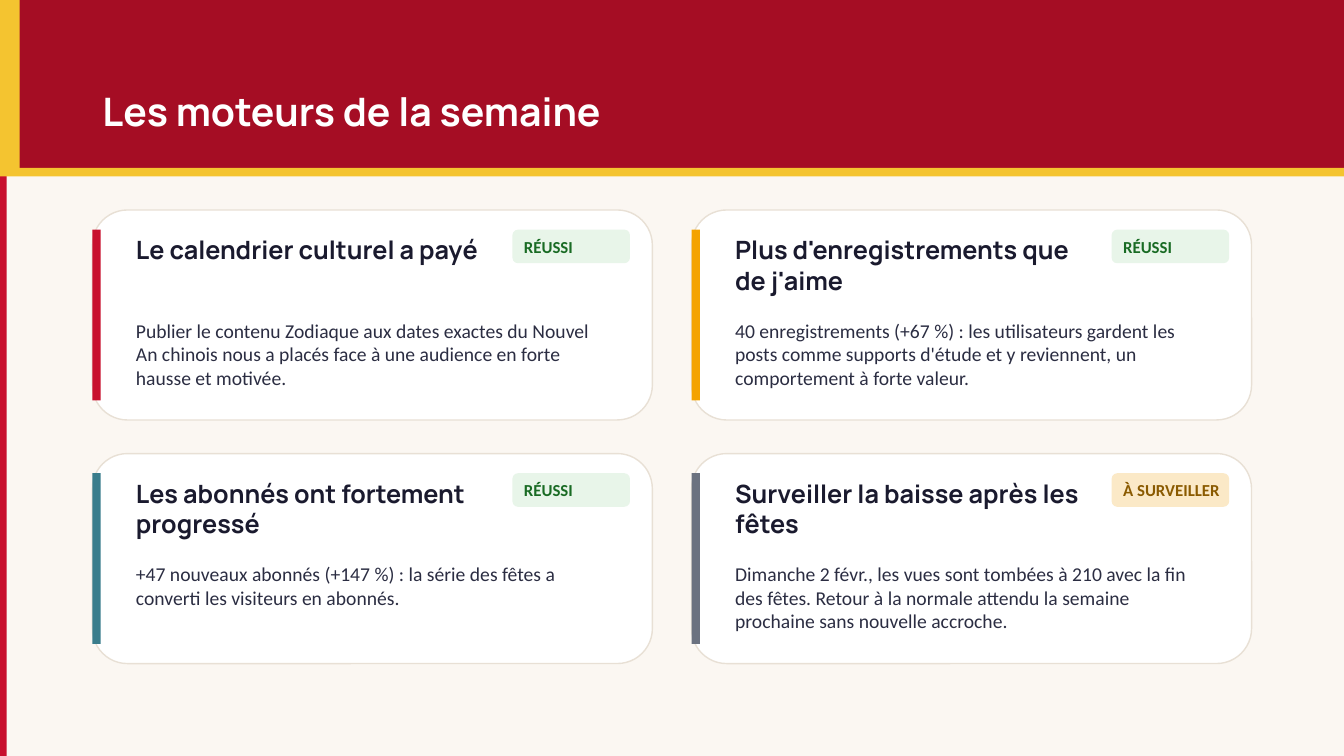
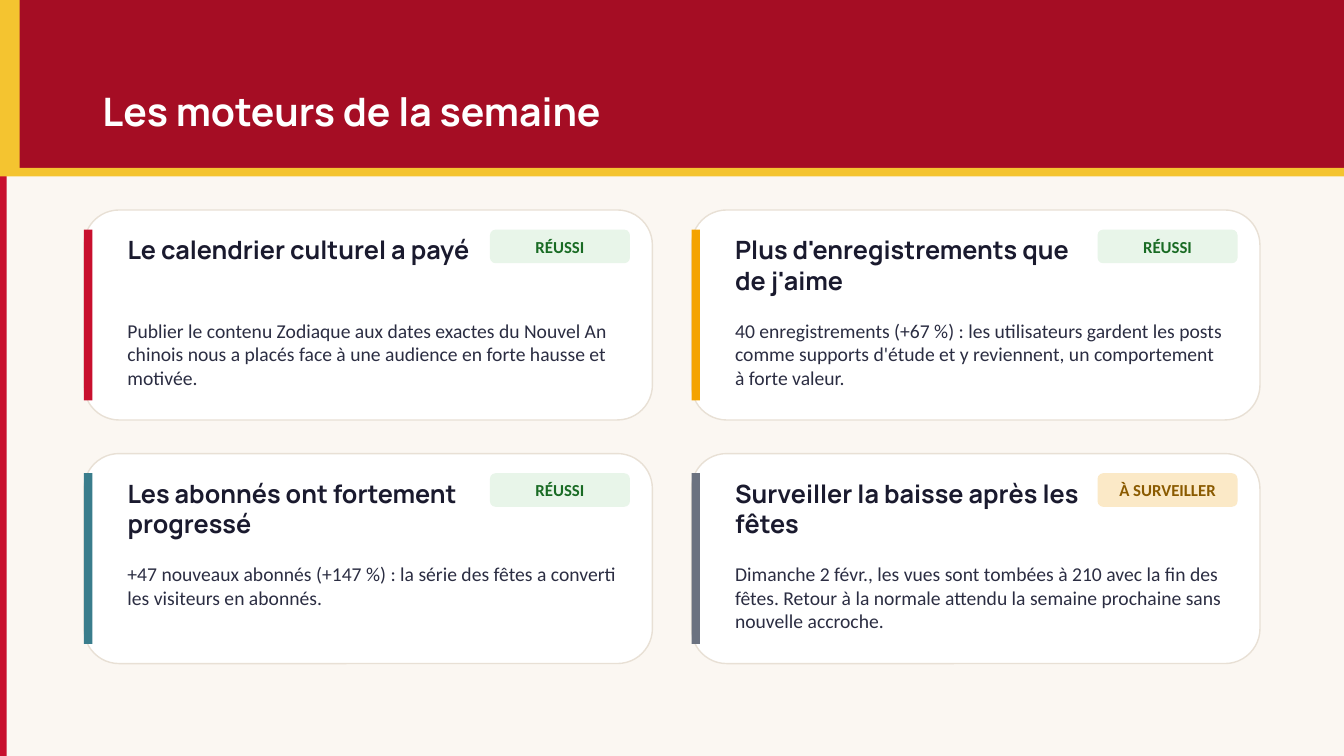
Before and after one commit to yu-ting-alice-tseng/portfolio, a slide deck: slide 5 of assets/Engoo_Weekly Report_FR.pptx. Drawn at 1344x756 pixels with LibreOffice and Linux fonts; fonts in the diff are those of the drawing. Boxes give left, top, right and bottom in pixels: in the first picture for what was removed or moved away, otherwise in the second. Text is boxed around its words. In the diff, an @@ line names an element or a change of style, - is before the commit and + after.

```diff
--- a/assets/Engoo_Weekly Report_FR.pptx
+++ b/assets/Engoo_Weekly Report_FR.pptx
@@ rounded rectangle: place and size @@
-rounded rectangle at <box>93,210,653,419</box>
+rounded rectangle at <box>84,210,652,419</box>
@@ rectangle: place and size @@
-rectangle at <box>93,230,101,400</box>
+rectangle at <box>84,230,92,400</box>
@@ text "Le calendrier culturel a payé": place and size @@
-text "Le calendrier culturel a payé" at <box>136,238,478,265</box>
+text "Le calendrier culturel a payé" at <box>128,238,470,265</box>
@@ rounded rectangle "RÉUSSI": place and size @@
-rounded rectangle "RÉUSSI" at <box>512,230,630,263</box>
+rounded rectangle "RÉUSSI" at <box>490,230,630,263</box>
@@ rounded rectangle: place and size @@
-rounded rectangle at <box>692,210,1252,419</box>
+rounded rectangle at <box>692,210,1260,419</box>
@@ rounded rectangle "RÉUSSI": place and size @@
-rounded rectangle "RÉUSSI" at <box>1112,230,1230,263</box>
+rounded rectangle "RÉUSSI" at <box>1098,230,1238,263</box>
@@ text "Publier le contenu Zodiaque aux ..." rewrapped from <box>136,324,588,385</box> to <box>127,324,607,385</box> @@
@@ text "40 enregistrements (+67 %) : ..." rewrapped from <box>735,324,1175,388</box> to <box>735,324,1221,385</box> @@
@@ rounded rectangle: place and size @@
-rounded rectangle at <box>93,454,653,663</box>
+rounded rectangle at <box>84,454,652,663</box>
@@ rectangle: place and size @@
-rectangle at <box>93,473,101,643</box>
+rectangle at <box>84,473,92,643</box>
@@ text "Les abonnés ont fortement progressé": place and size @@
-text "Les abonnés ont fortement progressé" at <box>136,482,465,540</box>
+text "Les abonnés ont fortement progressé" at <box>128,482,457,540</box>
@@ alignment left to centre in 4 elements at <box>1098,230,1238,263</box>, <box>1098,473,1238,506</box>, <box>490,230,630,263</box>, <box>490,473,630,506</box> @@
@@ rounded rectangle "RÉUSSI": place and size @@
-rounded rectangle "RÉUSSI" at <box>512,473,630,506</box>
+rounded rectangle "RÉUSSI" at <box>490,473,630,506</box>
@@ rounded rectangle: place and size @@
-rounded rectangle at <box>692,454,1252,663</box>
+rounded rectangle at <box>692,454,1260,663</box>
@@ rounded rectangle "À SURVEILLER": place and size @@
-rounded rectangle "À SURVEILLER" at <box>1112,473,1230,506</box>
+rounded rectangle "À SURVEILLER" at <box>1098,473,1238,506</box>
@@ text "+47 nouveaux abonnés (+147 %) ..." rewrapped from <box>136,567,555,605</box> to <box>127,567,616,605</box> @@
@@ text "Dimanche 2 févr., les vues ..." rewrapped from <box>735,567,1186,631</box> to <box>735,567,1221,628</box> @@
```
Also in this commit, not shown: 5 other slides changed, 24 other files.
